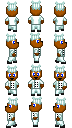
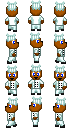
Two versions of the same layered image (72×128). Layer-by-layer changes:
painted on "shoes-chef" over [31, 29, 41, 96]
